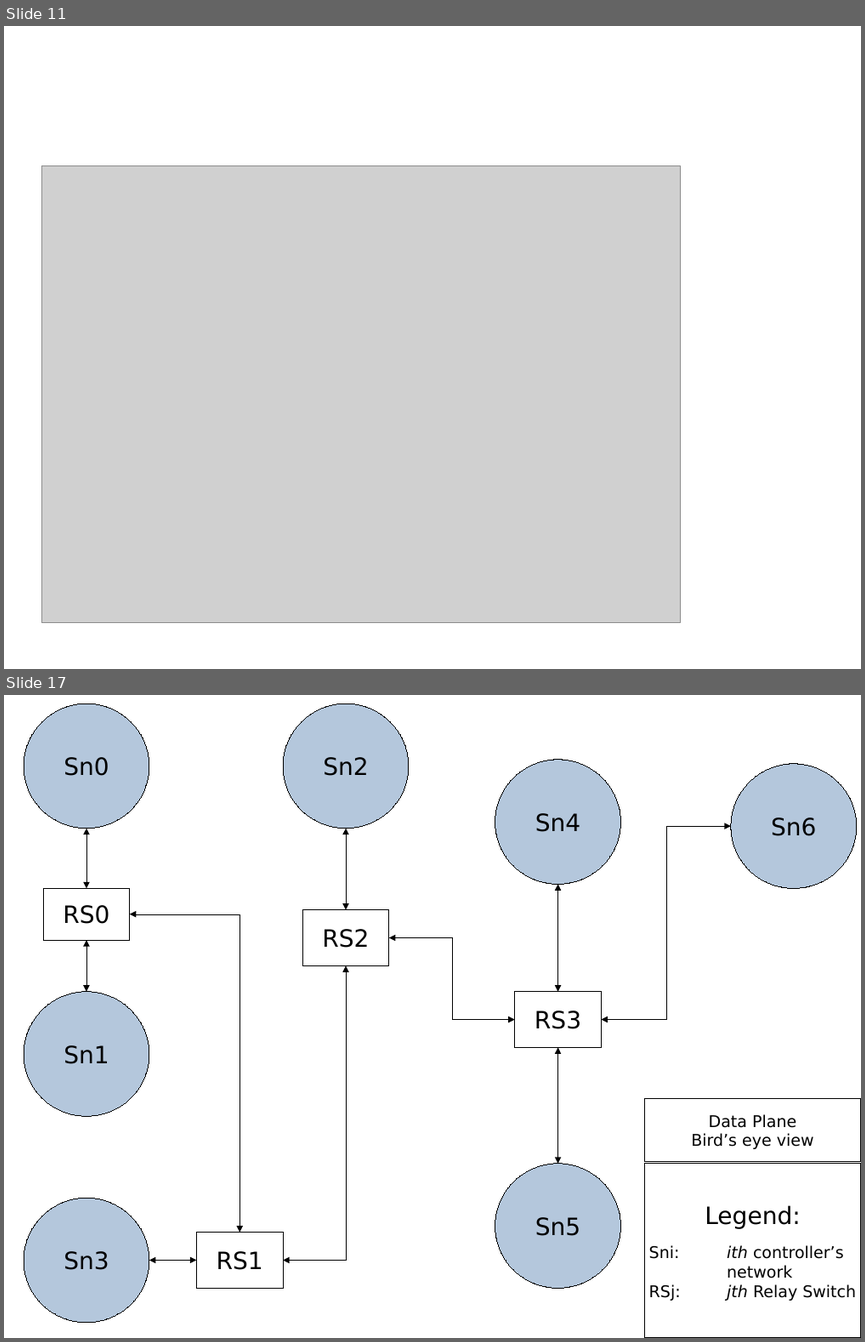
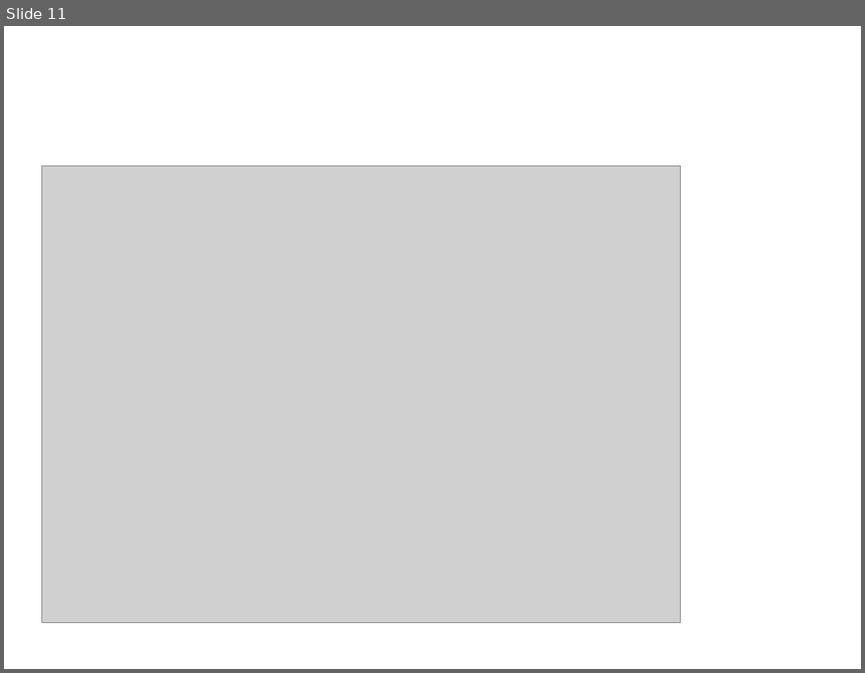
Before and after one commit to r0ck3r008/sdn-proj, a slide deck: reviews/SDN presentation.odp. Shown one above the other, each under a label of ours: slides 11 and 17 before the commit, slide 11 after it; the slides between them are not shown. The pictures are 865x1342 and 865x673 pixels, drawn with LibreOffice and Linux fonts; fonts in the diff are those of the drawing; grey boxes stand for pictures; background and template pictures are left out. Boxes give left, top, right and bottom in pixels: in the first picture for what was removed or moved away, otherwise in the second. Text is boxed around its words. In the diff, an @@ line names an element or a change of style, - is before the commit and + after.

```diff
--- a/reviews/SDN presentation.odp
+++ b/reviews/SDN presentation.odp
@@ slide 17 removed at (x1=4, y1=695, x2=861, y2=1338), background #FFFFFF @@
@@ ellipse removed at (x1=24, y1=703, x2=149, y2=828) @@
-Sn0
@@ ellipse removed at (x1=283, y1=703, x2=409, y2=828) @@
-Sn2
@@ ellipse removed at (x1=495, y1=760, x2=621, y2=884) @@
-Sn4
@@ ellipse removed at (x1=731, y1=763, x2=857, y2=888) @@
-Sn6
@@ elbow double arrow removed from (86, 889) to (86, 828) @@
@@ elbow double arrow removed from (346, 909) to (346, 828) @@
@@ elbow double arrow removed from (601, 1019) to (731, 827) @@
@@ rectangle removed at (x1=44, y1=889, x2=130, y2=940) @@
-RS0
@@ elbow double arrow removed from (558, 992) to (558, 884) @@
@@ elbow double arrow removed from (130, 914) to (239, 1232) @@
@@ rectangle removed at (x1=302, y1=909, x2=389, y2=965) @@
-RS2
@@ elbow double arrow removed from (86, 992) to (86, 940) @@
@@ elbow double arrow removed from (389, 937) to (515, 1019) @@
@@ elbow double arrow removed from (346, 965) to (283, 1260) @@
@@ ellipse removed at (x1=24, y1=992, x2=149, y2=1116) @@
-Sn1
@@ rectangle removed at (x1=515, y1=992, x2=601, y2=1047) @@
-RS3
@@ elbow double arrow removed from (558, 1163) to (558, 1047) @@
@@ rectangle removed at (x1=645, y1=1099, x2=861, y2=1162) @@
-Data Plane
-Bird’s eye view
@@ ellipse removed at (x1=495, y1=1163, x2=621, y2=1287) @@
-Sn5
@@ rectangle removed at (x1=645, y1=1163, x2=861, y2=1338) @@
-Legend:
-Sni: ith controller’s
-network
-RSj: jth Relay Switch
@@ ellipse removed at (x1=24, y1=1198, x2=149, y2=1322) @@
-Sn3
@@ rectangle removed at (x1=197, y1=1232, x2=283, y2=1288) @@
-RS1
@@ elbow double arrow removed from (149, 1260) to (197, 1260) @@
```
Also in this commit, not shown: 20 slides changed, 15 slides added, 3 other slides removed, 1 other file.
